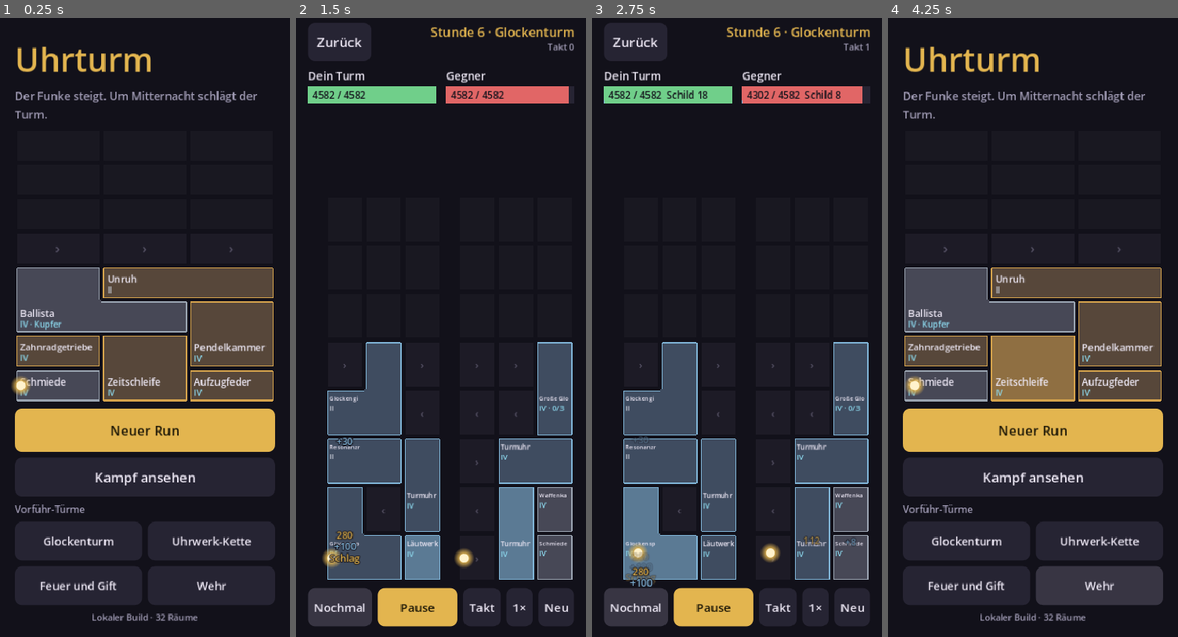
Above: before the commit, frames 1-4 (left to right).
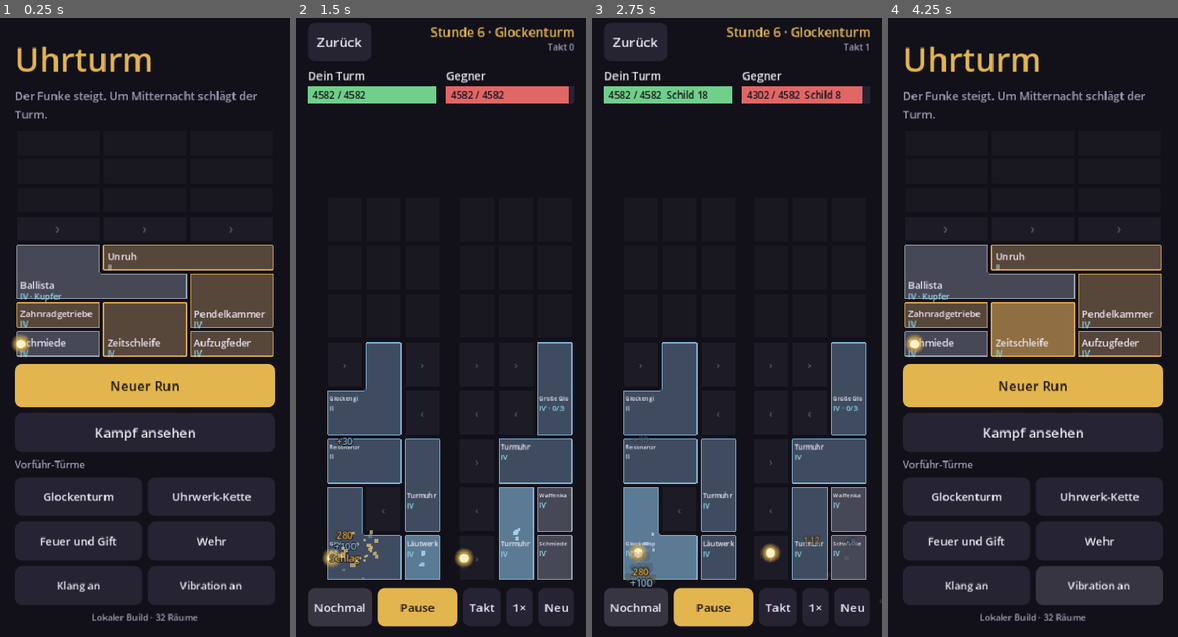
Above: after the commit, the same moments.

Repository: j4nric/auto-battle
Game: Godot game, scene res://scenes/main.tscn
Same seed, same stepped clock (60 frames per second), same inputs: the game is played once before the commit and once after it.
Inputs:
- Up to frame 1 (0.25 s): no input
- Up to frame 2 (1.5 s): click "Glockenturm" at 0.5 s; click "Nochmal" at 1.25 s
- Up to frame 3 (2.75 s): click "Nochmal" at 2 s
- Up to frame 4 (4.25 s): click "Nochmal" at 2.75 s; click "Zurück" at 3.5 s

The runs differ from the first frame. In frame 1, 30% of the frame differs, in the area x 4-95%, y 33-93%; in frame 2, 0.2%; in frame 3, 1.6%; in frame 4, 30%.

Commit message:
M6: sound, vibration and particles
- UhrSound synthesises its effects at first use (no audio files): room
  clicks, hits, bells for strikes, shields, heals, fire, placing, coins,
  fusion chimes, win and loss; rate-limited per sound
- UhrHaptics: short vibrations for strikes, big hits, placing, fusions and
  the fight result (navigator.vibrate on the web)
- GridView: particle bursts in guild colour, shake on hits, a pop when a
  room lands or fuses
- Combat view and workshop trigger them; switches for sound and vibration on
  the start screen, stored in user://settings.json
- Test: every sound name synthesises within full scale

Co-Authored-By: Claude Opus 5.5 <noreply@anthropic.com>
Claude-Session: https://claude.ai/code/session_01QwYqqhMmgv2Hvsj6QZ7XPB

Diff:
--- a/game/scripts/combat_view.gd
+++ b/game/scripts/combat_view.gd
@@ -66,6 +66,7 @@
 
 
 func _ready() -> void:
+	UhrSound.warm()
 	if pending.is_empty():
 		pending = UhrScenarios.build(1)
 	setup = pending
@@ -312,27 +313,53 @@
 
 func _show_event(ev: Dictionary) -> void:
 	var tv = towers[ev.side]  # TowerView or GridView
+	var target_side := "b" if ev.side == "a" else "a"
+	var target = towers[target_side]
+	var juicy: bool = tv.has_method("burst")
 	var idx := int(ev.idx)
 	var n := int(ev.get("n", 0))
 	match ev.type:
 		"fire":
 			tv.flash(idx)
+			UhrSound.play("fire", -10.0)
+			if juicy:
+				tv.burst(idx, 4)
 		"strike":
 			tv.flash(idx, true)
 			tv.pop(idx, "Schlag", UhrStyle.BRASS)
+			UhrSound.play("bell", -2.0)
+			UhrHaptics.buzz(30)
+			if juicy:
+				tv.burst(idx, 22, UhrStyle.BRASS)
+				target.shake(6.0)
 		"dmg":
 			if n > 0:
 				tv.pop(idx, str(n), UhrStyle.BRASS)
+				# A hit worth more than 4 % of the target's integrity lands hard.
+				var big := n * 25 > int(bars[target_side].max_hp)
+				UhrSound.play("bighit" if big else "hit", 0.0 if big else -6.0)
+				if big:
+					UhrHaptics.buzz(20)
+				if juicy:
+					target.shake(5.0 if big else 2.0)
 		"shield":
 			if n > 0:
 				tv.pop(idx, "+%d" % n, UhrStyle.SHIELD)
+				UhrSound.play("shield", -8.0)
 		"heal":
 			if n > 0:
 				tv.pop(idx, "+%d" % n, UhrStyle.HEAL)
+				UhrSound.play("heal", -8.0)
 		"burn":
 			tv.pop(idx, "Brand %d" % n, UhrStyle.BURN)
+			UhrSound.play("burn", -8.0)
+			if juicy:
+				tv.burst(idx, 8, UhrStyle.BURN)
 		"poison":
 			tv.pop(idx, "Gift %d" % n, UhrStyle.POISON)
+			UhrSound.play("burn", -10.0)
+			if juicy:
+				tv.burst(idx, 8, UhrStyle.POISON)
 		"rust":
 			tv.pop(idx, "Rost %d" % n, UhrStyle.MUTED)
 		"oil":
@@ -342,6 +369,8 @@
 func _show_summary() -> void:
 	var w: String = result.winner
 	var text := "Sieg" if w == "a" else ("Niederlage" if w == "b" else "Unentschieden")
+	UhrSound.play("win" if w == "a" else "lose")
+	UhrHaptics.buzz(60 if w == "a" else 150)
 	var panel := PanelContainer.new()
 	var sb := UhrStyle.box(Color(0.19, 0.17, 0.25), 12, 0)
 	sb.set_content_margin_all(16)
--- /dev/null
+++ b/game/scripts/fx/haptics.gd
@@ -0,0 +1,18 @@
+class_name UhrHaptics
+extends RefCounted
+## Short vibrations on phones (Android browsers and the later store builds; iOS Safari ignores
+## them). Rate-limited so a busy fight does not buzz constantly.
+
+const MIN_GAP := 0.12
+
+static var _last := -1.0
+
+
+static func buzz(ms: int) -> void:
+	if not UhrSettings.vibration():
+		return
+	var now := Time.get_ticks_msec() / 1000.0
+	if now - _last < MIN_GAP:
+		return
+	_last = now
+	Input.vibrate_handheld(ms)
--- /dev/null
+++ b/game/scripts/fx/settings.gd
@@ -0,0 +1,34 @@
+class_name UhrSettings
+extends RefCounted
+## Player settings that are not part of a run: sound and vibration. Stored in user://settings.json.
+
+const PATH := "user://settings.json"
+
+static var _data: Dictionary = {}
+static var _loaded := false
+
+
+static func sound() -> bool:
+	return bool(_read("sound", true))
+
+
+static func vibration() -> bool:
+	return bool(_read("vibration", true))
+
+
+static func set_value(key: String, value: Variant) -> void:
+	_read(key, null)
+	_data[key] = value
+	var f := FileAccess.open(PATH, FileAccess.WRITE)
+	if f:
+		f.store_string(JSON.stringify(_data))
+
+
+static func _read(key: String, fallback: Variant) -> Variant:
+	if not _loaded:
+		_loaded = true
+		if FileAccess.file_exists(PATH):
+			var parsed: Variant = JSON.parse_string(FileAccess.get_file_as_string(PATH))
+			if typeof(parsed) == TYPE_DICTIONARY:
+				_data = parsed
+	return _data.get(key, fallback)
--- /dev/null
+++ b/game/scripts/fx/sound.gd
@@ -0,0 +1,190 @@
+class_name UhrSound
+extends RefCounted
+## Sound effects, synthesised once at first use (no audio files): ticks, room clicks, hits, bells,
+## shields, placing and fanfares. Presentation only, never part of the game rules, so the maths
+## here may use sin/exp freely.
+
+const RATE := 22050
+## Minimum seconds between two plays of the same sound, so a busy tick does not turn into noise.
+const MIN_GAP := 0.06
+const VOICES := 8
+
+static var _streams: Dictionary = {}
+static var _players: Array[AudioStreamPlayer] = []
+static var _next := 0
+static var _last: Dictionary = {}
+static var _vary := 0
+
+
+## Plays a sound by name. volume in dB relative to the sound's own level.
+static func play(name: String, volume := 0.0) -> void:
+	if not UhrSettings.sound():
+		return
+	var now := Time.get_ticks_msec() / 1000.0
+	if now - float(_last.get(name, -1.0)) < MIN_GAP:
+		return
+	_last[name] = now
+	var stream := _stream(name)
+	if stream == null:
+		return
+	var p := _player()
+	if p == null:
+		return
+	p.stream = stream
+	p.volume_db = volume
+	# Small pitch steps keep repeated clicks from sounding mechanical.
+	_vary = (_vary + 1) % 5
+	p.pitch_scale = 1.0 + (_vary - 2) * 0.02
+	p.play()
+
+
+## Creates the voices early (the first frame cannot add nodes to the root directly).
+static func warm() -> void:
+	_player()
+
+
+static func _player() -> AudioStreamPlayer:
+	if _players.is_empty() or not is_instance_valid(_players[0]):
+		_players.clear()
+		var tree := Engine.get_main_loop() as SceneTree
+		if tree == null or tree.root == null:
+			return null
+		for i in VOICES:
+			var p := AudioStreamPlayer.new()
+			tree.root.add_child.call_deferred(p)
+			_players.append(p)
+		return null if not _players[0].is_inside_tree() else _players[0]
+	var p := _players[_next]
+	_next = (_next + 1) % _players.size()
+	return p if p.is_inside_tree() else null
+
+
+static func _stream(name: String) -> AudioStreamWAV:
+	if not _streams.has(name):
+		var samples := _synth(name)
+		if samples.is_empty():
+			return null
+		_streams[name] = _wav(samples)
+	return _streams[name]
+
+
+static func _wav(samples: PackedFloat32Array) -> AudioStreamWAV:
+	var bytes := PackedByteArray()
+	bytes.resize(samples.size() * 2)
+	for i in samples.size():
+		bytes.encode_s16(i * 2, int(clampf(samples[i], -1.0, 1.0) * 32000.0))
+	var w := AudioStreamWAV.new()
+	w.format = AudioStreamWAV.FORMAT_16_BITS
+	w.mix_rate = RATE
+	w.stereo = false
+	w.data = bytes
+	return w
+
+
+static func _synth(name: String) -> PackedFloat32Array:
+	match name:
+		"tick":
+			return _mix([_tone(2400.0, 0.025, 120.0, 0.25), _noise(0.02, 200.0, 0.15, 0.3)])
+		"fire":
+			return _mix([_tone(620.0, 0.08, 45.0, 0.35), _tone(1240.0, 0.05, 70.0, 0.1)])
+		"hit":
+			return _mix([_tone(110.0, 0.16, 22.0, 0.6), _noise(0.12, 30.0, 0.45, 0.15)])
+		"bighit":
+			return _mix([_tone(70.0, 0.3, 12.0, 0.8), _noise(0.25, 14.0, 0.5, 0.08)])
+		"bell":
+			return _bell(660.0, 1.1, 0.5)
+		"shield":
+			return _sweep(380.0, 760.0, 0.16, 0.3)
+		"heal":
+			return _mix([_tone(880.0, 0.22, 12.0, 0.2), _tone(1320.0, 0.22, 16.0, 0.12)])
+		"burn":
+			return _noise(0.18, 14.0, 0.25, 0.6)
+		"place":
+			return _mix([_tone(200.0, 0.1, 35.0, 0.6), _noise(0.05, 70.0, 0.25, 0.25)])
+		"pick":
+			return _tone(900.0, 0.04, 80.0, 0.25)
+		"coin":
+			return _seq([_tone(1320.0, 0.06, 30.0, 0.3), _tone(1760.0, 0.12, 20.0, 0.3)], 0.055)
+		"fusion":
+			return _seq([_bell(523.0, 0.7, 0.3), _bell(659.0, 0.7, 0.3), _bell(784.0, 0.7, 0.3), _bell(1047.0, 0.9, 0.35)], 0.09)
+		"win":
+			return _seq([_bell(523.0, 0.8, 0.3), _bell(659.0, 0.8, 0.3), _bell(784.0, 1.2, 0.4)], 0.13)
+		"lose":
+			return _seq([_tone(330.0, 0.35, 5.0, 0.35), _tone(247.0, 0.6, 4.0, 0.35)], 0.22)
+		"row":
+			return _seq([_tone(440.0, 0.1, 20.0, 0.3), _tone(660.0, 0.16, 15.0, 0.3)], 0.08)
+	return PackedFloat32Array()
+
+
+## Sine with exponential decay (rate per second) and a 2 ms attack against clicks.
+static func _tone(freq: float, dur: float, decay: float, amp: float) -> PackedFloat32Array:
+	var n := int(dur * RATE)
+	var out := PackedFloat32Array()
+	out.resize(n)
+	for i in n:
+		var t := float(i) / RATE
+		out[i] = sin(TAU * freq * t) * exp(-decay * t) * amp * minf(1.0, t / 0.002)
+	return out
+
+
+## Struck metal: inharmonic partials that die at different speeds.
+static func _bell(freq: float, dur: float, amp: float) -> PackedFloat32Array:
+	return _mix([
+		_tone(freq, dur, 3.5, amp * 0.6),
+		_tone(freq * 2.0, dur, 5.0, amp * 0.25),
+		_tone(freq * 2.76, dur, 7.0, amp * 0.18),
+		_tone(freq * 5.4, dur * 0.5, 12.0, amp * 0.1),
+	])
+
+
+static func _sweep(f0: float, f1: float, dur: float, amp: float) -> PackedFloat32Array:
+	var n := int(dur * RATE)
+	var out := PackedFloat32Array()
+	out.resize(n)
+	var phase := 0.0
+	for i in n:
+		var k := float(i) / n
+		phase += TAU * lerpf(f0, f1, k) / RATE
+		out[i] = sin(phase) * amp * sin(PI * k)
+	return out
+
+
+## Filtered noise from a fixed-seed LCG, so the sound is the same on every start.
+static func _noise(dur: float, decay: float, amp: float, smooth: float) -> PackedFloat32Array:
+	var n := int(dur * RATE)
+	var out := PackedFloat32Array()
+	out.resize(n)
+	var s := 12345
+	var y := 0.0
+	for i in n:
+		s = (s * 1103515245 + 12345) & 0x7fffffff
+		var x := float(s) / 0x7fffffff * 2.0 - 1.0
+		y += (x - y) * smooth
+		out[i] = y * exp(-decay * float(i) / RATE) * amp
+	return out
+
+
+static func _mix(parts: Array) -> PackedFloat32Array:
+	var n := 0
+	for p in parts:
+		n = maxi(n, p.size())
+	var out := PackedFloat32Array()
+	out.resize(n)
+	for p in parts:
+		for i in p.size():
+			out[i] += p[i]
+	return out
+
+
+## Parts one after another, each starting `step` seconds after the previous one.
+static func _seq(parts: Array, step: float) -> PackedFloat32Array:
+	var shift := int(step * RATE)
+	var n := 0
+	for k in parts.size():
+		n = maxi(n, k * shift + parts[k].size())
+	var out := PackedFloat32Array()
+	out.resize(n)
+	for k in parts.size():
+		for i in parts[k].size():
+			out[k * shift + i] += parts[k][i]
+	return out
--- a/game/scripts/main.gd
+++ b/game/scripts/main.gd
@@ -18,6 +18,7 @@
 
 
 func _ready() -> void:
+	UhrSound.warm()
 	var bg := ColorRect.new()
 	bg.color = UhrStyle.NIGHT
 	bg.set_anchors_preset(Control.PRESET_FULL_RECT)
@@ -76,6 +77,12 @@
 		grid.add_child(b)
 	col.add_child(grid)
 
+	var toggles := HBoxContainer.new()
+	toggles.add_theme_constant_override("separation", 8)
+	toggles.add_child(_toggle("Klang", "sound", UhrSettings.sound()))
+	toggles.add_child(_toggle("Vibration", "vibration", UhrSettings.vibration()))
+	col.add_child(toggles)
+
 	var rooms_total: int = UhrContent.raster().rooms.size()
 	var info := UhrStyle.label("%s · %d Räume" % [_build_info(), rooms_total], 12, UhrStyle.MUTED)
 	info.horizontal_alignment = HORIZONTAL_ALIGNMENT_CENTER
@@ -88,6 +95,22 @@
 	add_child(timer)
 	await get_tree().process_frame
 	_light(0)
+
+
+## A settings switch: "Klang an" / "Klang aus".
+func _toggle(title: String, key: String, on: bool) -> Button:
+	var b := UhrStyle.button("%s %s" % [title, "an" if on else "aus"])
+	b.add_theme_font_size_override("font_size", 14)
+	b.size_flags_horizontal = Control.SIZE_EXPAND_FILL
+	b.pressed.connect(func() -> void:
+		var now: bool = not (UhrSettings.sound() if key == "sound" else UhrSettings.vibration())
+		UhrSettings.set_value(key, now)
+		b.text = "%s %s" % [title, "an" if now else "aus"]
+		if key == "sound":
+			UhrSound.play("pick")
+		else:
+			UhrHaptics.buzz(30))
+	return b
 
 
 func _start_run(seed: int) -> void:
--- a/game/scripts/raster_view.gd
+++ b/game/scripts/raster_view.gd
@@ -23,6 +23,7 @@
 
 
 func _ready() -> void:
+	UhrSound.warm()
 	run = UhrRasterSession.run
 	if run == null:
 		run = UhrRasterSession.load_saved()
@@ -340,13 +341,65 @@
 # ------------------------------------------------------------------ input
 func _act(a: Dictionary) -> bool:
 	var fused_before := run.fusions_found.size()
+	var rows_before := int(run.tower.rows)
+	# The placed room's id, read before the action (a bought offer leaves the shop).
+	var placed_id := ""
+	if a.t == "buy" and a.has("x"):
+		placed_id = run.offers[int(a.offer)].id
+	elif a.t == "move":
+		placed_id = run.tower.rooms[int(a.idx)].id
 	var ok := UhrRasterSession.act(a)
 	if not ok:
 		_toast("Das geht gerade nicht.")
+		UhrSound.play("pick", -6.0)
 	elif run.fusions_found.size() > fused_before:
 		_toast("Verschmelzung: %s!" % UhrContent.raster_room(run.fusions_found[-1]).name)
 	_refresh()
+	if ok:
+		_feedback(a, placed_id, run.fusions_found.size() > fused_before, int(run.tower.rows) > rows_before)
 	return ok
+
+
+## Sound, vibration and a little motion for an action that went through.
+func _feedback(a: Dictionary, placed_id: String, fused: bool, grew: bool) -> void:
+	if fused:
+		var id: String = run.fusions_found[-1]
+		for i in run.tower.rooms.size():
+			if run.tower.rooms[i].id == id:
+				grid.land(i)
+				grid.burst(i, 30, UhrStyle.BRASS)
+		UhrSound.play("fusion")
+		UhrHaptics.buzz(40)
+		return
+	if grew:
+		UhrSound.play("row")
+	match a.t:
+		"buy", "move":
+			var i := -1
+			if placed_id != "":
+				var first: Array = UhrContent.cells_of(UhrContent.raster_room(placed_id), int(a.rot))[0]
+				i = _room_at(int(a.x) + first[0], int(a.y) + first[1])
+			if i >= 0:
+				grid.land(i)
+				grid.burst(i, 10)
+			UhrSound.play("place")
+			if a.t == "buy":
+				UhrSound.play("coin", -6.0)
+			UhrHaptics.buzz(12)
+		"sell":
+			UhrSound.play("coin", -4.0)
+			UhrHaptics.buzz(12)
+		"reroll":
+			UhrSound.play("tick")
+		"alloy":
+			var i := int(a.idx)
+			if i >= 0 and i < run.tower.rooms.size():
+				grid.land(i)
+				grid.burst(i, 16, UhrStyle.BRASS)
+			UhrSound.play("bell", -4.0)
+			UhrHaptics.buzz(25)
+		"endShop":
+			UhrSound.play("pick")
 
 
 func _clear_selection(refresh := true) -> void:
@@ -362,6 +415,7 @@
 	if int(run.offers[i].price) > run.gold:
 		_toast("Zu teuer.")
 		return
+	UhrSound.play("pick")
 	var same := i == selected_offer
 	_clear_selection(false)
 	if not same:
@@ -467,8 +521,13 @@
 func _upgrade() -> void:
 	var i := selected_offer
 	_clear_selection(false)
+	var id: String = run.offers[i].id
 	if _act({ "t": "buy", "offer": i, "upgrade": true }):
 		_toast("Aufgewertet.")
+		var k := _duplicate_index(id)
+		if k >= 0:
+			grid.land(k)
+			grid.burst(k, 14, UhrStyle.BRASS)
 
 
 func _duplicate_index(id: String) -> int:
--- a/game/scripts/ui/grid_view.gd
+++ b/game/scripts/ui/grid_view.gd
@@ -28,6 +28,12 @@
 var _sparks: Array[Panel] = []
 var _flash := {}
 var _rising := {}
+## Rooms that just landed: 1.0 at the start of the pop, 0.0 at rest.
+var _land := {}
+var shake_offset := Vector2.ZERO:
+	set(v):
+		shake_offset = v
+		queue_redraw()
 
 
 func setup(t: Dictionary) -> void:
@@ -109,6 +115,63 @@
 	get_tree().create_timer(0.14).timeout.connect(func() -> void:
 		_flash.erase(i)
 		queue_redraw())
+
+
+## Sparks flying out of room i, in the room's guild colour.
+func burst(i: int, amount := 10, color := Color()) -> void:
+	if i < 0 or i >= tower.rooms.size():
+		return
+	var cells := _abs_cells(tower.rooms[i])
+	var center := Vector2.ZERO
+	for cc in cells:
+		center += cell_rect(cc[0], cc[1]).get_center()
+	center /= cells.size()
+	if color == Color():
+		color = UhrStyle.guild_color(UhrContent.raster_room(tower.rooms[i].id).guild)
+	burst_at(center, amount, color)
+
+
+func burst_at(pos: Vector2, amount: int, color: Color) -> void:
+	var p := CPUParticles2D.new()
+	p.position = pos
+	p.one_shot = true
+	p.explosiveness = 0.9
+	p.amount = amount
+	p.lifetime = 0.5
+	p.direction = Vector2.UP
+	p.spread = 180.0
+	p.gravity = Vector2(0, 420)
+	p.initial_velocity_min = 70.0
+	p.initial_velocity_max = 170.0
+	p.scale_amount_min = 3.0
+	p.scale_amount_max = 6.0
+	var ramp := Gradient.new()
+	ramp.set_color(0, color.lightened(0.35))
+	ramp.set_color(1, Color(color, 0.0))
+	p.color_ramp = ramp
+	p.z_index = 4
+	add_child(p)
+	p.emitting = true
+	p.finished.connect(p.queue_free)
+
+
+## Shakes the drawing for a moment (rooms and frame; sparks and numbers stay put).
+func shake(strength := 4.0) -> void:
+	var tw := create_tween()
+	for k in 4:
+		var s := strength * (1.0 - k / 4.0)
+		tw.tween_property(self, "shake_offset", Vector2(s if k % 2 == 0 else -s, 0), 0.035)
+	tw.tween_property(self, "shake_offset", Vector2.ZERO, 0.035)
+
+
+## Pops room i in: used when a room is placed or fused in the workshop.
+func land(i: int) -> void:
+	_land[i] = 0.0
+	var tw := create_tween()
+	tw.tween_method(func(v: float) -> void:
+		_land[i] = v
+		queue_redraw(), 1.0, 0.0, 0.25).set_trans(Tween.TRANS_BACK).set_ease(Tween.EASE_OUT)
+	tw.tween_callback(func() -> void: _land.erase(i))
 
 
 ## A small number rising from room i.
@@ -190,6 +253,7 @@
 
 
 func _draw() -> void:
+	draw_set_transform(shake_offset)
 	var font := get_theme_default_font()
 	var c := cell_size()
 	var rows := int(tower.rows)
@@ -217,7 +281,11 @@
 		var st: Dictionary = _states[i] if i < _states.size() else {}
 		if st.get("broken", false):
 			fill = Color(fill, 0.35)
-		_draw_cells(_abs_cells(room), fill, UhrStyle.BRASS if i == selected else col, 3.0 if i == selected else 1.5)
+		var land: float = _land.get(i, 0.0)
+		if land > 0.0:
+			fill = fill.lerp(col.lightened(0.3), land * 0.7)
+		var border_w := (3.0 if i == selected else 1.5) + land * 4.0
+		_draw_cells(_abs_cells(room), fill, UhrStyle.BRASS if i == selected or land > 0.0 else col, border_w)
 		var first: Array = _abs_cells(room)[0]
 		var fr := cell_rect(first[0], first[1]).grow(-GAP - (2 if compact else 4))
 		var tier := int(room.tier) if room.get("tier") != null else 0
--- /dev/null
+++ b/game/tests/test_fx.gd
@@ -0,0 +1,18 @@
+extends "res://tests/test_case.gd"
+## Synthesised sounds: every name the UI plays exists, is short and stays within full scale.
+
+const NAMES := ["tick", "fire", "hit", "bighit", "bell", "shield", "heal", "burn", "place", "pick", "coin", "fusion", "win", "lose", "row"]
+
+
+func test_every_sound_synthesises() -> void:
+	for n in NAMES:
+		var s: PackedFloat32Array = UhrSound._synth(n)
+		check(s.size() > 100 and s.size() < UhrSound.RATE * 2, "%s has %d samples" % [n, s.size()])
+		var peak := 0.0
+		for v in s:
+			peak = maxf(peak, absf(v))
+		check(peak > 0.05 and peak <= 1.0, "%s peaks at %.2f" % [n, peak])
+
+
+func test_unknown_sound_is_silent() -> void:
+	check(UhrSound._synth("nope").is_empty(), "unknown names give no samples")
Not shown, added: game/scripts/fx/haptics.gd.uid
Not shown, added: game/scripts/fx/settings.gd.uid
Not shown, added: game/scripts/fx/sound.gd.uid
Not shown, added: game/tests/test_fx.gd.uid
